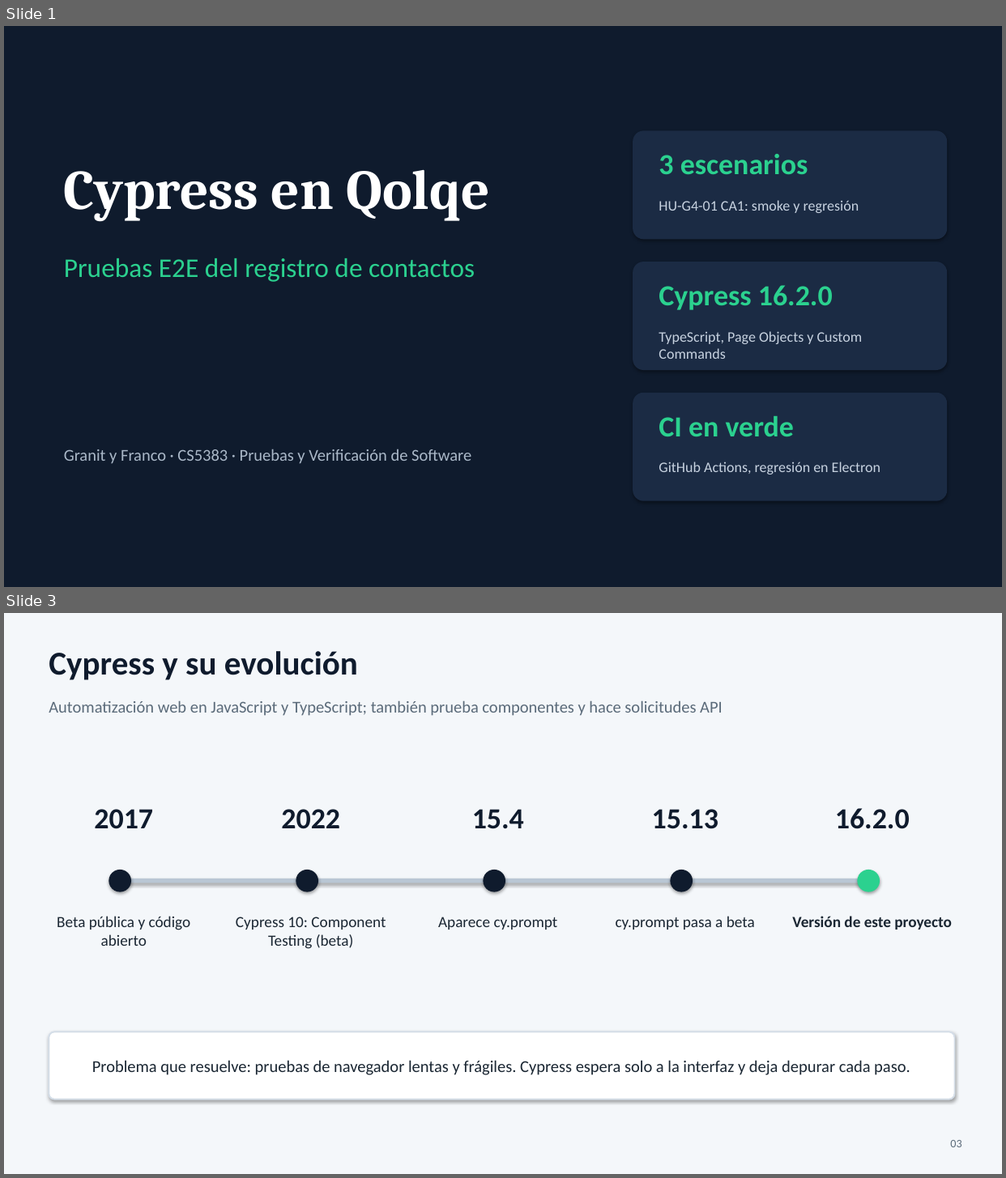
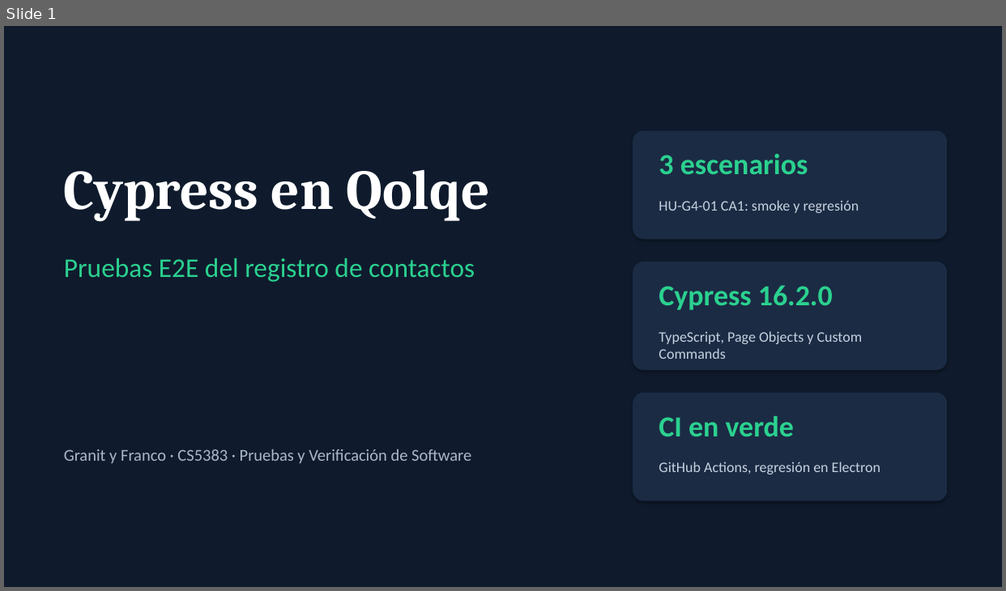
Before and after one commit to granitespinoza/qolqe-g4-qa, a slide deck: presentacion/cypress/Cypress-Qolqe.pptx. Shown one above the other, each under a label of ours: slides 1 and 3 before the commit, slide 1 after it; the slides between them are not shown. The pictures are 1006x1178 and 1006x591 pixels, drawn with LibreOffice and Linux fonts; fonts in the diff are those of the drawing. Boxes give left, top, right and bottom in pixels: in the first picture for what was removed or moved away, otherwise in the second. Text is boxed around its words. In the diff, an @@ line names an element or a change of style, - is before the commit and + after.

```diff
--- a/presentacion/cypress/Cypress-Qolqe.pptx
+++ b/presentacion/cypress/Cypress-Qolqe.pptx
@@ slide 3 removed at [4, 613, 1002, 1174], background #F4F7FA @@
@@ text removed at [49, 651, 358, 680] @@
-Cypress y su evolución
@@ text removed at [49, 701, 722, 716] @@
-Automatización web en JavaScript y TypeScript; también prueba componentes y hace solicitudes API
@@ text removed at [94, 809, 153, 829] @@
-2017
@@ text removed at [281, 809, 340, 829] @@
-2022
@@ text removed at [472, 809, 524, 829] @@
-15.4
@@ text removed at [652, 809, 718, 829] @@
-15.13
@@ text removed at [835, 808, 910, 829] @@
-16.2.0
@@ ellipse removed at [108, 870, 131, 892] @@
@@ rectangle removed at [124, 879, 872, 884] @@
@@ ellipse removed at [296, 870, 318, 892] @@
@@ ellipse removed at [484, 870, 505, 892] @@
@@ ellipse removed at [671, 870, 692, 892] @@
@@ ellipse removed at [858, 870, 880, 892] @@
@@ text removed at [57, 916, 191, 946] @@
-Beta pública y código abierto
@@ text removed at [236, 917, 386, 949] @@
-Cypress 10: Component Testing (beta)
@@ text removed at [438, 917, 558, 930] @@
-Aparece cy.prompt
@@ text removed at [616, 916, 755, 930] @@
-cy.prompt pasa a beta
@@ text removed at [792, 916, 952, 930] @@
-Versión de este proyecto
@@ rounded rectangle removed at [49, 1033, 955, 1100] @@
-Problema que resuelve: pruebas de navegador lentas y frágiles. Cypress espera solo a la interfaz y deja depurar cada paso.
@@ text removed at [950, 1140, 961, 1148] @@
-03
```
Also in this commit, not shown: 9 slides changed, 1 slide added, 2 other slides removed, 1 other file.
